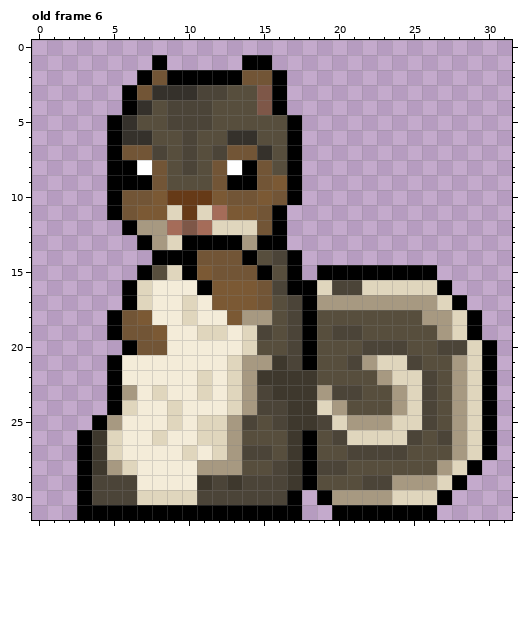
One commit to this pixel-art file: Sprite_Stuff/Aseprite Files/SquirrelSprite.aseprite. The first picture shows the starting point.
32x32 pixels, 17 frames. Colours within 5 levels of each other are drawn and written as one. Shown: old frame 6. The commit also changed other frames, which this record leaves out.
Now the later version:
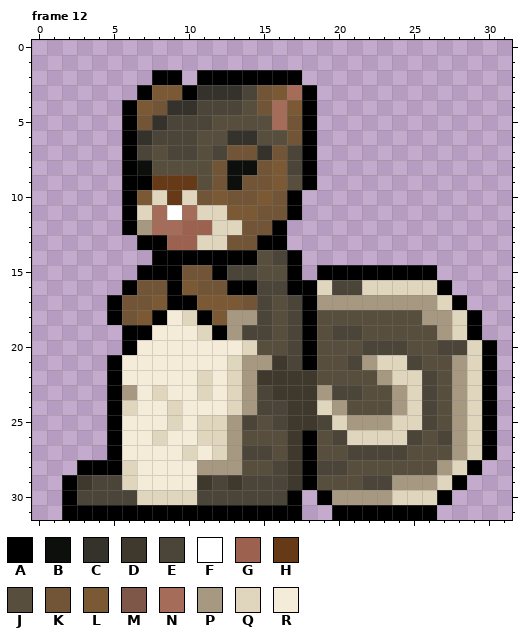
Palette (. is transparent): A #000000  B #0d0f0c  C #35312b  D #3e382d  E #4b4438  F #ffffff  G #9c624f  H #663a17  J #574e3d  K #725536  L #7b5934  M #7e5748  N #a56c59  P #a79981  Q #e0d6bd  R #f4ecd9
A new or re-ordered frame is compared with the old frame closest to it.
Changes in this commit:
frames 17 -> 35
layer "Group 1/RLeg" added
layer "Group 1/Body" added
layer "Group 1/RArm" added
layer "Group 1/Head" added
layer "Group 1/LArm" added
layer "RLeg" removed
layer "Body" removed
layer "RArm" removed
layer "Head" removed
layer "LArm" removed
Changed rows in their new state; - is an unchanged pixel.
Frame 12 is new; against old frame 6:
first column x 5:
 1 ---.-----..---
 2 --.A-.---AA-A-
 3 -.ALLACCCEKLNA
 4 --LKCC-EE-KNLA
 5 .AKC-------NKA
 6 .A-EE-------KA
 7 .AEJE------KEA
 8 .-BJ-J--BB-LEA
 9 .--HHH--BK--JA
10 .ALQ-QK-------
11 .AQNFN-Q---KA-
12 ---N-GG--K----
13 ---AGGQQKK----
14 ------AAA-----
15 ---AAKKAEEJ---
16 --KKALKKAAE---
17 AKKLAAL--KE---
18 ---A--ALP-E---
19 .AAR---APE----
20 --RR----------
first column x 2:
25 --.A-
26 -..A-
27 -..A-
28 --AA-
29 AD--Q
30 AE---
31 A----
